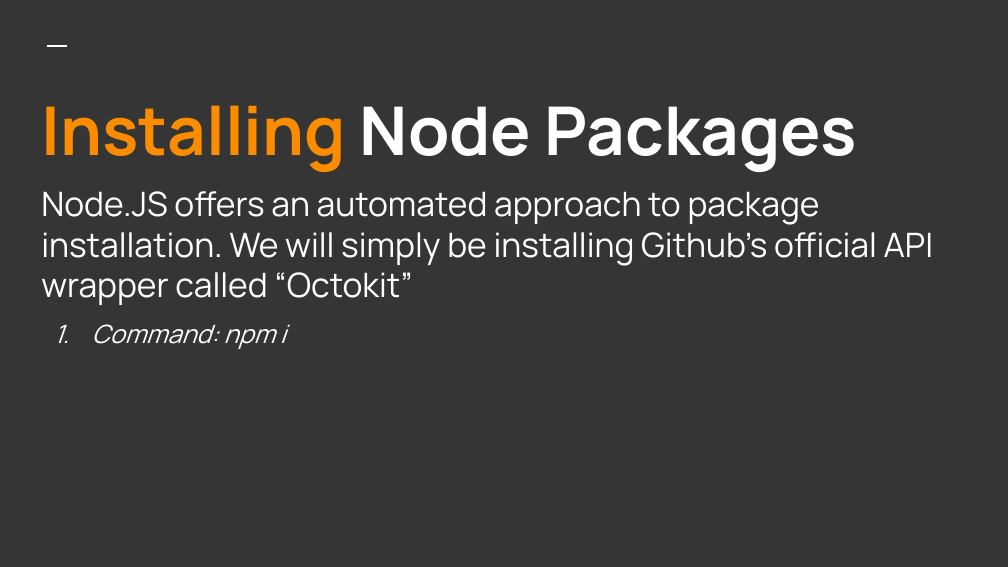
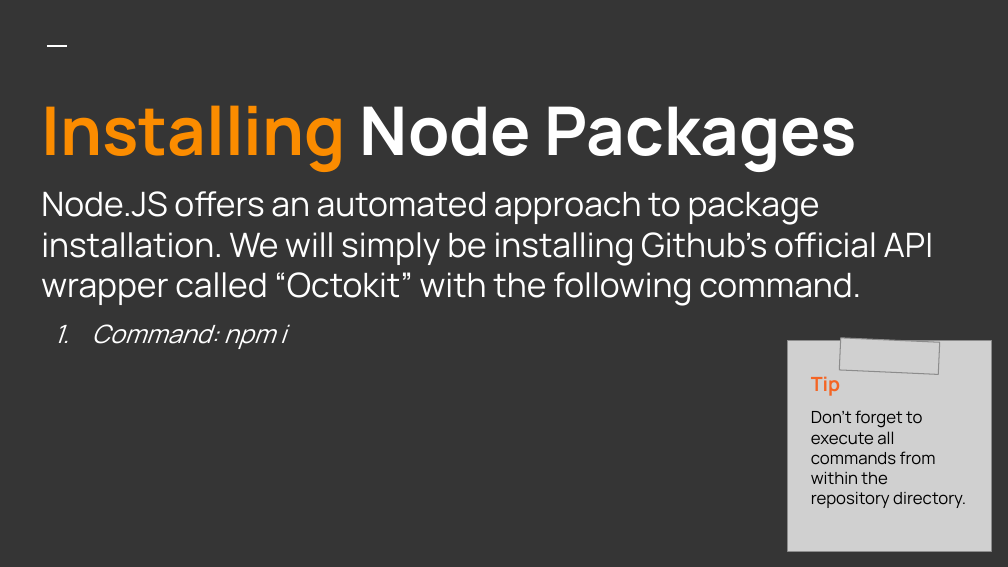
Before and after one commit to jefeish/github-presentation, a slide deck: slide 5 of github-presentation.pptx. Drawn at 1008x567 pixels with LibreOffice and Linux fonts; fonts in the diff are those of the drawing; grey boxes stand for pictures. Boxes give left, top, right and bottom in pixels: in the first picture for what was removed or moved away, otherwise in the second. Text is boxed around its words. In the diff, an @@ line names an element or a change of style, - is before the commit and + after.

```diff
--- a/github-presentation.pptx
+++ b/github-presentation.pptx
@@ title at (x1=41, y1=191, x2=933, y2=306): text changed @@
-Node.JS offers an automated approach to package installation. We will simply be installing Github’s official API wrapper called “Octokit”
+Node.JS offers an automated approach to package installation. We will simply be installing Github’s official API wrapper called “Octokit” with the following command.
@@ picture added at (x1=788, y1=341, x2=992, y2=551) @@
@@ picture added at (x1=839, y1=337, x2=939, y2=374) @@
@@ text added at (x1=811, y1=376, x2=966, y2=508), 12 pt, text #000000 @@
+Tip
+Don’t forget to execute all commands from within the repository directory.
```
Also in this commit, not shown: 11 other slides changed, 3 other files.
